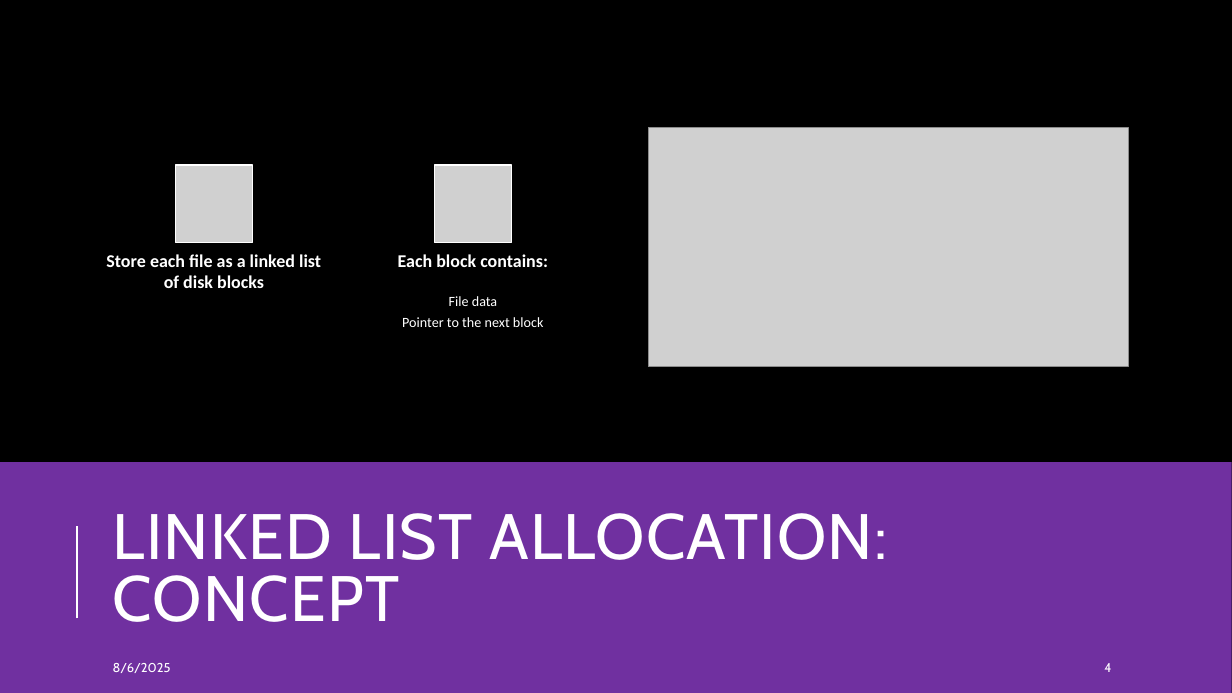
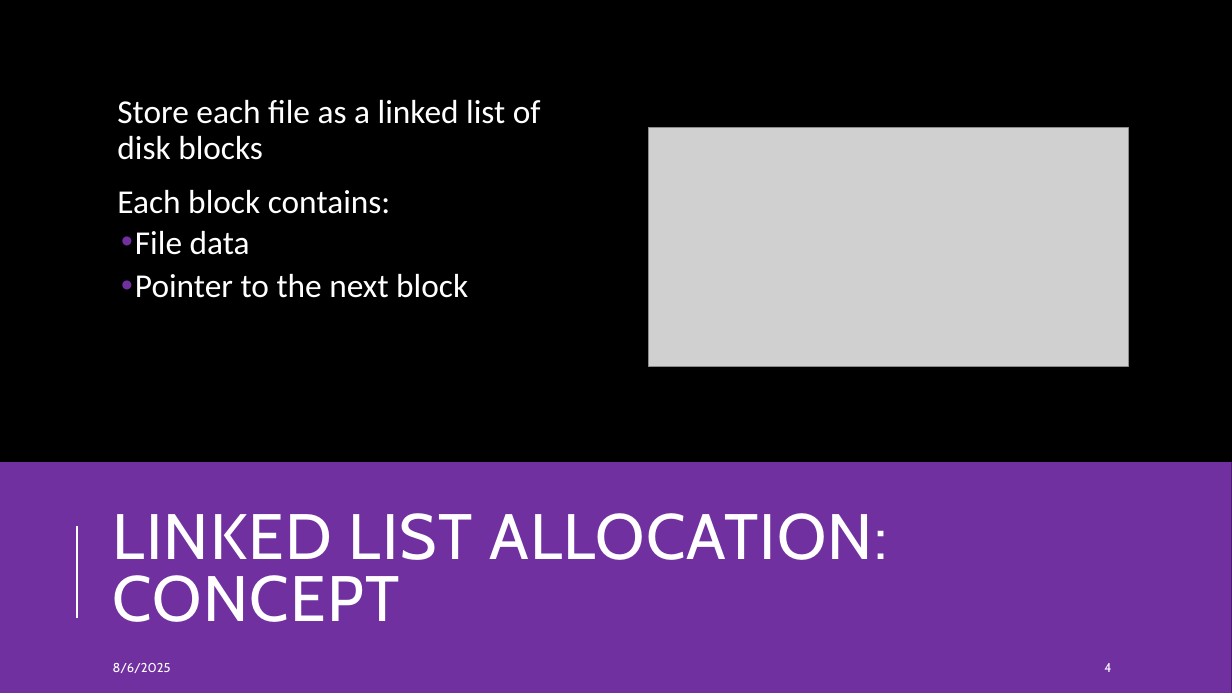
Before and after one commit to AyuTUL/IV, a slide deck: slide 4 of OS/Linked-List Allocation Using a Table in Memory.pptx. Drawn at 1232x693 pixels with LibreOffice and Linux fonts; fonts in the diff are those of the drawing; grey boxes stand for pictures. Boxes give left, top, right and bottom in pixels: in the first picture for what was removed or moved away, otherwise in the second. Text is boxed around its words. In the diff, an @@ line names an element or a change of style, - is before the commit and + after.

```diff
--- a/OS/Linked-List Allocation Using a Table in Memory.pptx
+++ b/OS/Linked-List Allocation Using a Table in Memory.pptx
@@ text added at box(117, 100, 541, 298), 26 pt, text #FFFFFF @@
+  Store each file as a linked list of disk blocks
+  Each block contains:
+  • File data
+  • Pointer to the next block
@@ group removed at box(106, 165, 548, 327): 3 texts, 2 pictures @@
-Store each file as a linked list of disk blocks
-Each block contains:
-File data
-Pointer to the next block
```
Also in this commit, not shown: 10 other slides changed, 1 slide removed.
